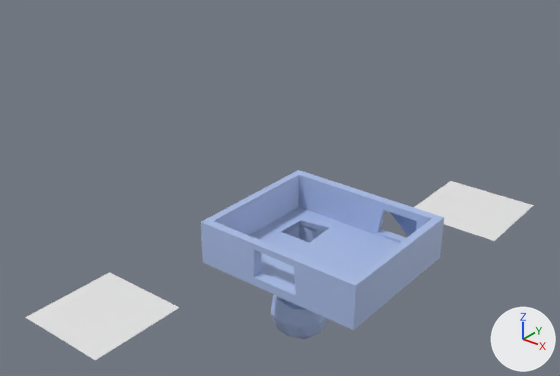
The glTF model public/models/threeJsScene.glb: old version first, new version second.
Rendered twice from a camera (50 mm lens) standing at (124.0, -186.0, 130.0) and looking at (-30.0, 6.0, 10.0). Lighting does not change. The marker at lower right points along +X, +Y and +Z. Where no turn or scale is listed for an object, it has been applied to the vertices. Vertices at the same position are counted once.
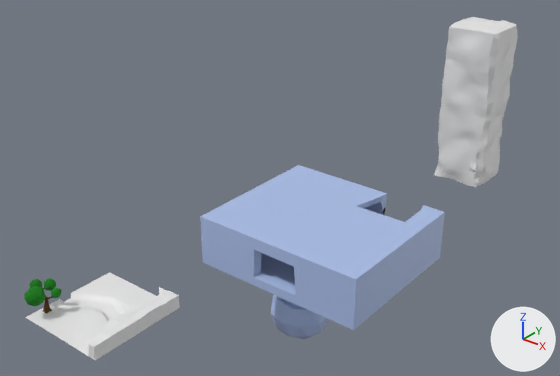
Boxes (x1, y1, x2, y2) around the edits, measured in the pictures (560 x 376 px):
'Icosphere', reshaped: before (201, 170, 444, 339); after (200, 165, 445, 339)
'Experience and projects', added: after (434, 17, 518, 187)
'Skill island', added: after (26, 272, 180, 360)
'Plane.001', deleted: before (25, 272, 179, 360)
'Plane', deleted: before (414, 181, 534, 241)
'Tree', added (green): after (24, 278, 62, 314)
part 1 of me_icosphere, built on: before (202, 170, 444, 285); after (200, 165, 445, 286)

The change, as a diff of the scene's bpy script:
```diff
--- a/public/models/threeJsScene.glb.py
+++ b/public/models/threeJsScene.glb.py
@@ img_treetexture @@
+img_treetexture = load_image('treeTexture', '_unpacked/treeTexture', 3, 3, 'sRGB')
@@ mat_tree @@
+mat_tree = principled_material('tree')
+mat_tree.texture = img_treetexture
+mat_tree.roughness = 1.0
@@ me_icosphere @@
 # used by ob_icosphere; location = (-17.8, 3.2, -33.6)
-me_icosphere.from_pydata(...)  # 142 vertices, 303 faces; spans x -14.3..44.8, y -34.6..16.6, z -11.3..45.6
+me_icosphere.from_pydata(...)  # 166 vertices, 363 faces; spans x -14.3..44.8, y -34.6..16.6, z -11.3..47.6
+# me_icosphere part 1
+# 19 faces are deleted
+# 16 vertices are added at x 19.9..38.8, y 2.1..16.6, z 45.6..47.6
+# 8 new vertices lie (0.0, 0.0, 2.0) away from vertices in x -14.3..44.8, y -34.6..16.6, z 45.6
+# 79 new faces join them
 me_icosphere.materials.append(mat_material)
@@ me_plane_003 @@
+me_plane_003.from_pydata(...)  # 2448 vertices, 4892 faces; spans x -11.0..11.4, y -11.5..11.3, z -0.1..63.5
@@ me_plane_002 @@
+me_plane_002.from_pydata(...)  # 586 vertices, 1152 faces; spans x -6.6..4.03, y -7.59..3.78, z -0.11..10.34
+me_plane_002.materials.append(mat_tree)  # picture img_treetexture
@@ me_plane_001_1 @@
+me_plane_001_1.from_pydata(...)  # 190 vertices, 328 faces; spans x -15.9..16.0, y -15.9..15.9, z -2.0..4.9
@@ ob_plane @@
-ob_plane = bpy.data.objects.new('Plane', me_plane)
-ob_plane.location = (1.9, 98.7, -24.8)
@@ ob_plane_001 @@
-ob_plane_001 = bpy.data.objects.new('Plane.001', me_plane_001)
-ob_plane_001.location = (-35.8, -69.8, -3.4)
@@ ob_experience_and_projects @@
+ob_experience_and_projects = bpy.data.objects.new('Experience and projects', me_plane_003)
+ob_experience_and_projects.location = (0.0, 93.6, -6.6)
@@ ob_tree @@
+ob_tree = bpy.data.objects.new('Tree', me_plane_002)
+ob_tree.location = (-48.4, -78.6, -3.6)
@@ ob_skill_island @@
+ob_skill_island = bpy.data.objects.new('Skill island', me_plane_001_1)
+ob_skill_island.location = (-35.8, -69.8, -3.4)
```
